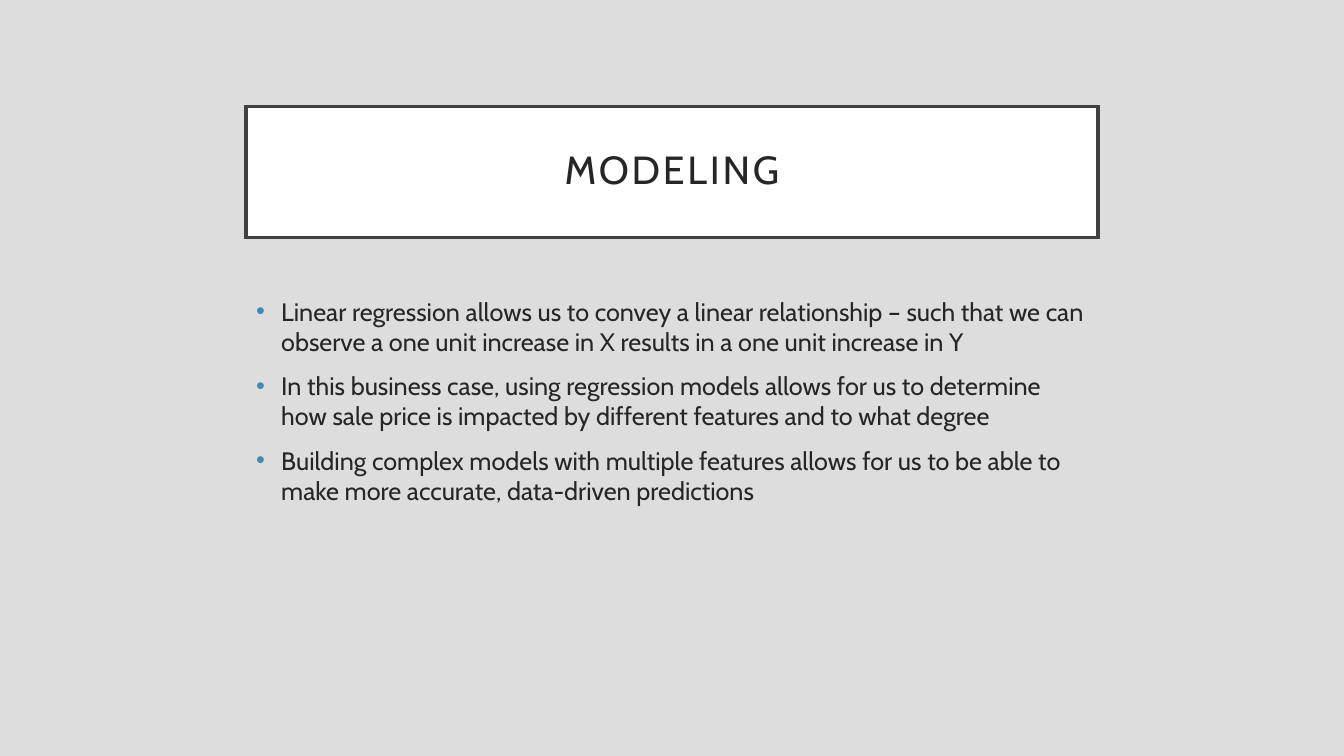
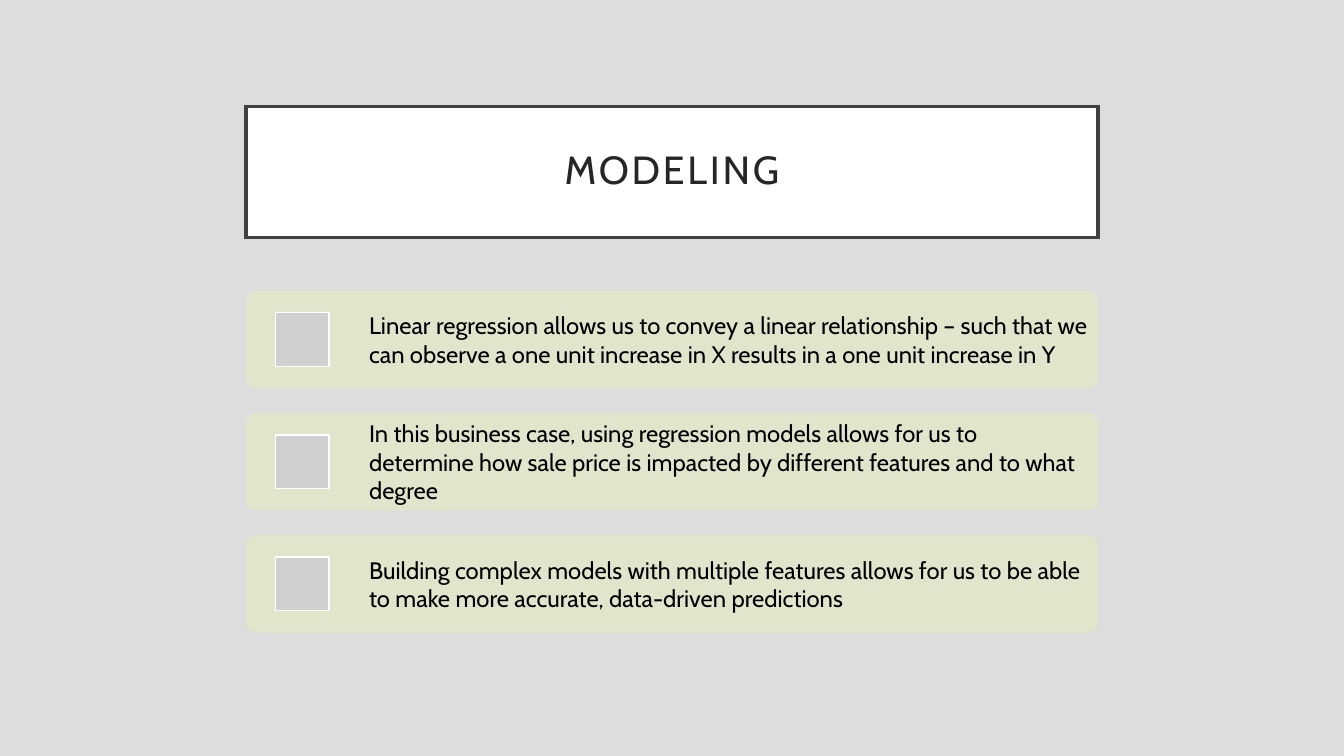
Before and after one commit to rfb-vibe/multiple-linear-regression-project, a slide deck: slide 6 of phase-2-project.pptx (slide 4 before the commit). Drawn at 1344x756 pixels with LibreOffice and Linux fonts; fonts in the diff are those of the drawing; grey boxes stand for pictures. Boxes give left, top, right and bottom in pixels: in the first picture for what was removed or moved away, otherwise in the second. Text is boxed around its words. In the diff, an @@ line names an element or a change of style, - is before the commit and + after.

```diff
--- a/phase-2-project.pptx
+++ b/phase-2-project.pptx
@@ text removed at (281, 302, 1084, 506) @@
-• Linear regression allows us to convey a linear relationship – such that we can observe a one unit increase in X results in a one unit increase in Y
-• In this business case, using regression models allows for us to determine how sale price is impacted by different features and to what degree
-• Building complex models with multiple features allows for us to be able to make more accurate, data-driven predictions
@@ group added at (246, 291, 1098, 633): 3 rounded rectangles, 3 pictures, 3 texts @@
+Linear regression allows us to convey a linear relationship – such that we can observe a one unit increase in X results in a one unit increase in Y
+In this business case, using regression models allows for us to determine how sale price is impacted by different features and to what degree
+Building complex models with multiple features allows for us to be able to make more accurate, data-driven predictions
```
Also in this commit, not shown: 6 other slides changed, 3 slides added, 4 other files.
